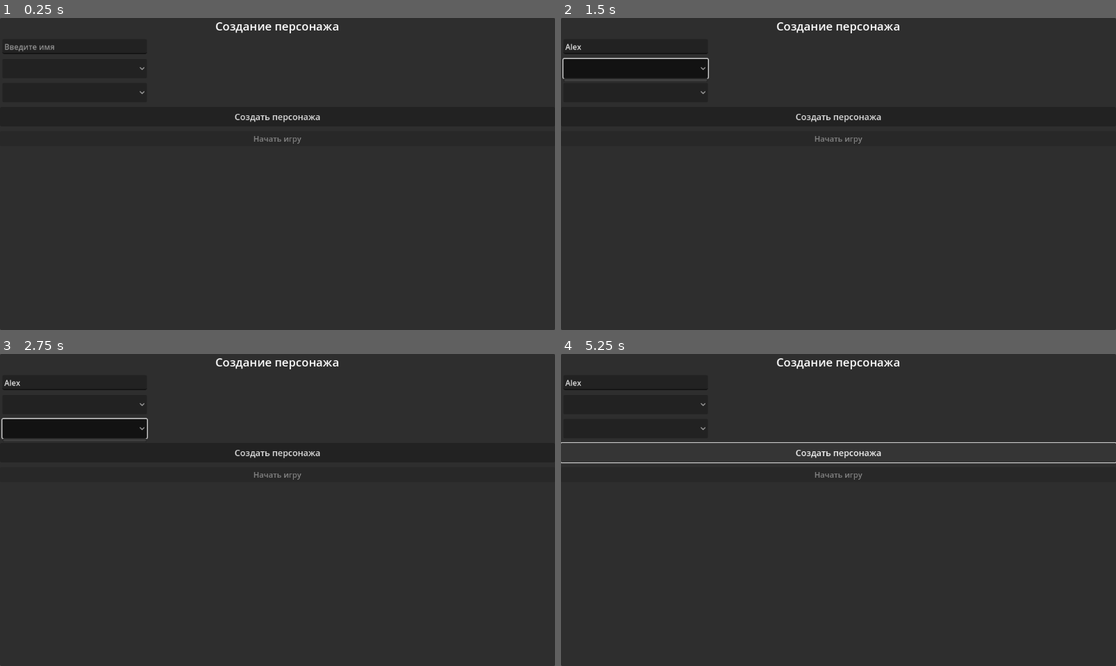
Above: before the commit, frames 1-4 (two rows, left to right).
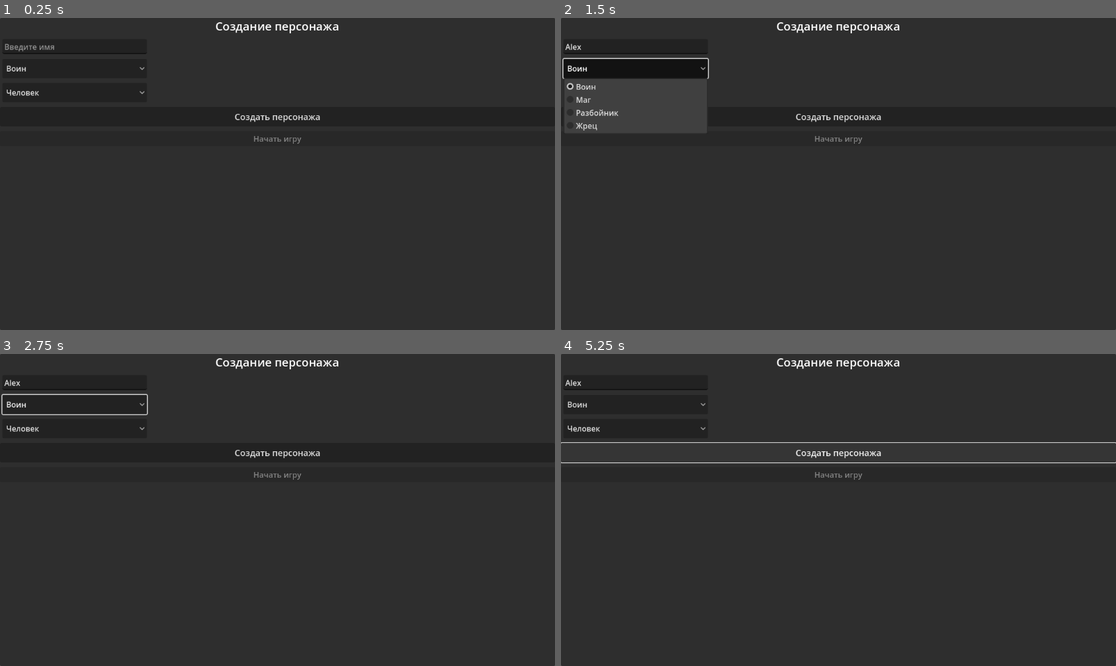
Above: after the commit, the same moments.

Repository: Deniseks239/tactical-rpg-ai-v-2
Game: Godot game, scene res://scenes/character_creator.tscn
The game is run twice, just before and just after one commit, with the same random seed, the same clock (stepped at 60 frames per second) and the same inputs.
Inputs (mouse positions are in pixels of both pictures, inside the frame that each line leads up to):
- Up to frame 1 (0.25 s): no input
- Up to frame 2 (1.5 s): click (633, 46) at 0.52 s; type "Alex" at 0.6 s; click (633, 67) at 1.25 s
- Up to frame 3 (2.75 s): click (72, 428) at 2 s
- Up to frame 4 (5.25 s): click "Создать персонажа" at 2.75 s; click (633, 403) at 3.5 s; click (633, 428) at 4.25 s; click "Создать персонажа" at 5 s

The runs differ from the first frame. In frame 1, 0.1% of the frame differs, in the area x 1-8%, y 15-25%; in frame 2, 3.2%, in the area x 0-27%, y 15-37%; in frame 3, 0.5%; in frame 4, 0.1%.
Error after the commit: Invalid call. Nonexistent function 'get_selected_index' in base 'OptionButton'. (res://scenes/character_creator.gd:57)

Commit message:
Update character_creator.tscn

Diff:
--- a/scenes/character_creator.tscn
+++ b/scenes/character_creator.tscn
@@ -1,4 +1,6 @@
-[gd_scene format=3 uid="uid://dwinljl6mhimv"]
+[gd_scene load_steps=2 format=3 uid="uid://dwinljl6mhimv"]
+
+[ext_resource type="Script" uid="uid://cxqe7n8ah10g" path="res://scenes/character_creator.gd" id="1_tvdat"]
 
 [node name="Control" type="Control"]
 layout_mode = 3
@@ -7,6 +9,7 @@
 anchor_bottom = 1.0
 grow_horizontal = 2
 grow_vertical = 2
+script = ExtResource("1_tvdat")
 
 [node name="MainPanel" type="Panel" parent="."]
 layout_mode = 1
